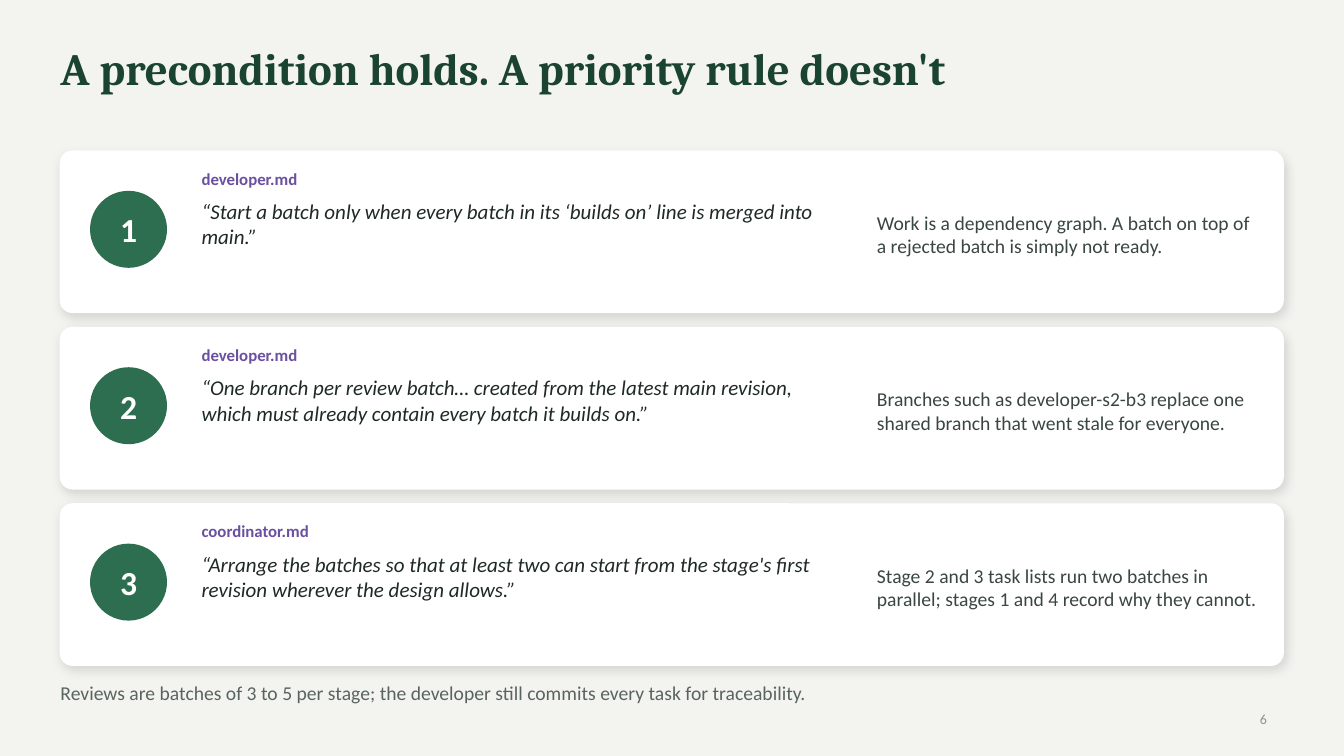
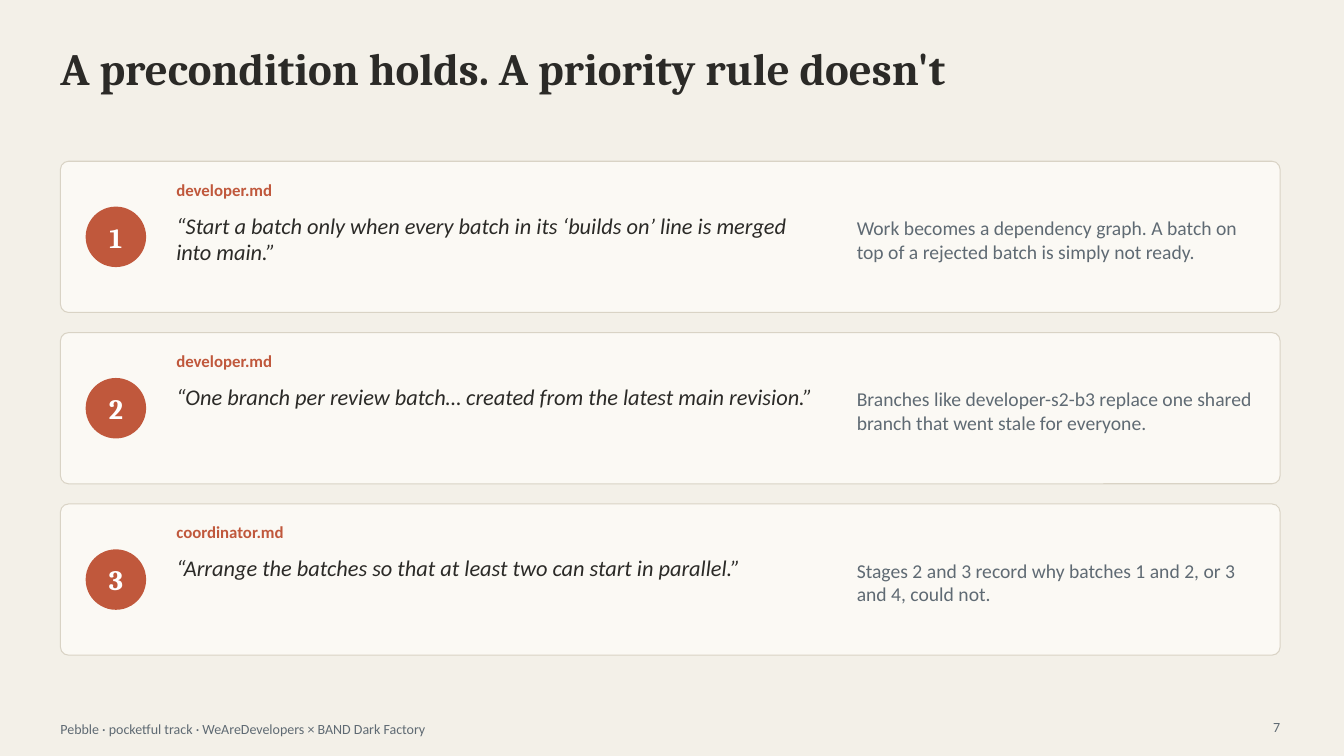
Before and after one commit to JahnaviSrilekha/payment-app-by-autonomous-agents-hackathon, a slide deck: slide 7 of Pebble-deck.pptx (slide 6 before the commit). Drawn at 1344x756 pixels with LibreOffice and Linux fonts; fonts in the diff are those of the drawing. Boxes give left, top, right and bottom in pixels: in the first picture for what was removed or moved away, otherwise in the second. Text is boxed around its words. In the diff, an @@ line names an element or a change of style, - is before the commit and + after.

Commit message:
updated factory and readme files

```diff
--- a/Pebble-deck.pptx
+++ b/Pebble-deck.pptx
@@ background #F3F4F0 to #F3F0E8 @@
@@ text "A precondition holds. A priority ..." at box(60, 53, 946, 95): text colour #1B4332 to #2B2A27 @@
@@ rounded rectangle: place and size @@
-rounded rectangle at box(60, 151, 1284, 313)
+rounded rectangle at box(60, 161, 1280, 313)
@@ text colour #6B4FA0 to #C0583C in 3 elements at box(176, 526, 283, 538), box(176, 355, 272, 370), box(176, 184, 272, 199) @@
@@ text "developer.md": place and size @@
-text "developer.md" at box(202, 173, 298, 188)
+text "developer.md" at box(176, 184, 272, 199)
@@ size 24 to 20 pt, font Calibri to Cambria in 3 elements at box(109, 400, 123, 419), box(109, 571, 123, 590), box(109, 229, 122, 248) @@
@@ text "1": place and size @@
-text "1" at box(120, 220, 137, 242)
+text "1" at box(109, 229, 122, 248)
@@ fill #2D6E50 to #C0583C; outline #2D6E50 1 pt to none in 3 elements at box(86, 378, 146, 439), box(86, 549, 146, 610), box(86, 207, 146, 267) @@
@@ ellipse: place and size @@
-ellipse at box(91, 192, 166, 267)
+ellipse at box(86, 207, 146, 267)
@@ text "“Start a batch only when ...": place and size @@
-text "“Start a batch only when ..." at box(202, 204, 812, 244)
+text "“Start a batch only when ..." at box(176, 218, 787, 260)
@@ text "“Start a batch only when ..." at box(176, 218, 787, 260): size 15 to 16 pt, text colour #1F2A24 to #2B2A27 @@
@@ text at box(857, 221, 1237, 263): text changed; text colour #3A4640 to #5F6A73 @@
-Work is a dependency graph. A batch on top of a rejected batch is simply not ready.
+Work becomes a dependency graph. A batch on top of a rejected batch is simply not ready.
@@ rounded rectangle: place and size @@
-rounded rectangle at box(60, 328, 1284, 489)
+rounded rectangle at box(60, 333, 1280, 484)
@@ text "developer.md": place and size @@
-text "developer.md" at box(202, 349, 298, 364)
+text "developer.md" at box(176, 355, 272, 370)
@@ text "2": place and size @@
-text "2" at box(120, 397, 137, 419)
+text "2" at box(109, 400, 123, 419)
@@ ellipse: place and size @@
-ellipse at box(91, 368, 166, 444)
+ellipse at box(86, 378, 146, 439)
@@ text at box(176, 389, 812, 409): text changed; size 15 to 16 pt; text colour #1F2A24 to #2B2A27 @@
-“One branch per review batch… created from the latest main revision, which must already contain every batch it builds on.”
+“One branch per review batch… created from the latest main revision.”
@@ text at box(857, 392, 1251, 433): text changed; text colour #3A4640 to #5F6A73 @@
-Branches such as developer-s2-b3 replace one shared branch that went stale for everyone.
+Branches like developer-s2-b3 replace one shared branch that went stale for everyone.
@@ fill #FFFFFF to #FBF9F4; outline #FFFFFF 1 pt to #D9D3C5 0.75 pt; shadow off; proportions changed in 3 elements at box(60, 333, 1280, 484), box(60, 161, 1280, 313), box(60, 504, 1280, 655) @@
@@ rounded rectangle: place and size @@
-rounded rectangle at box(60, 504, 1284, 665)
+rounded rectangle at box(60, 504, 1280, 655)
@@ text "coordinator.md": place and size @@
-text "coordinator.md" at box(202, 525, 309, 537)
+text "coordinator.md" at box(176, 526, 283, 538)
@@ ellipse: place and size @@
-ellipse at box(91, 544, 166, 620)
+ellipse at box(86, 549, 146, 610)
@@ text at box(176, 560, 740, 580): text changed; size 15 to 16 pt; text colour #1F2A24 to #2B2A27 @@
-“Arrange the batches so that at least two can start from the stage's first revision wherever the design allows.”
+“Arrange the batches so that at least two can start in parallel.”
@@ text at box(857, 564, 1235, 603): text changed; text colour #3A4640 to #5F6A73 @@
-Stage 2 and 3 task lists run two batches in parallel; stages 1 and 4 record why they cannot.
+Stages 2 and 3 record why batches 1 and 2, or 3 and 4, could not.
@@ text removed at box(60, 686, 806, 704) @@
-Reviews are batches of 3 to 5 per stage; the developer still commits every task for traceability.
@@ page number removed at box(1260, 714, 1267, 724) @@
-6
@@ text added at box(60, 724, 426, 736), 10 pt, text #5F6A73 @@
+Pebble · pocketful track · WeAreDevelopers × BAND Dark Factory
@@ page number added at box(1273, 723, 1280, 732), 10 pt, text #5F6A73 @@
+7
```
Also in this commit, not shown: 5 other slides changed, 12 slides added, 5 slides removed, 11 other files.
